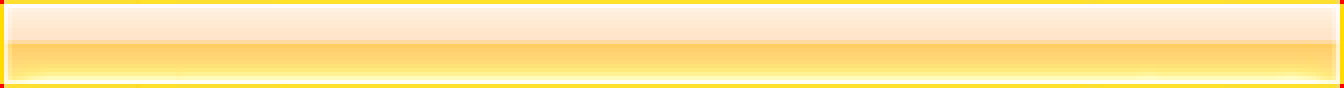
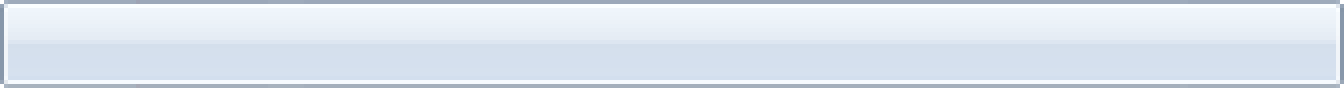
Revision of a layered 1344x88 image; what changed, layer by layer:
hid "Layer 4", painted on it over [0, 0, 1344, 88]
painted on "Layer 3" over [0, 0, 1344, 88]
hid "Layer 2", painted on it over [0, 0, 1344, 88]
